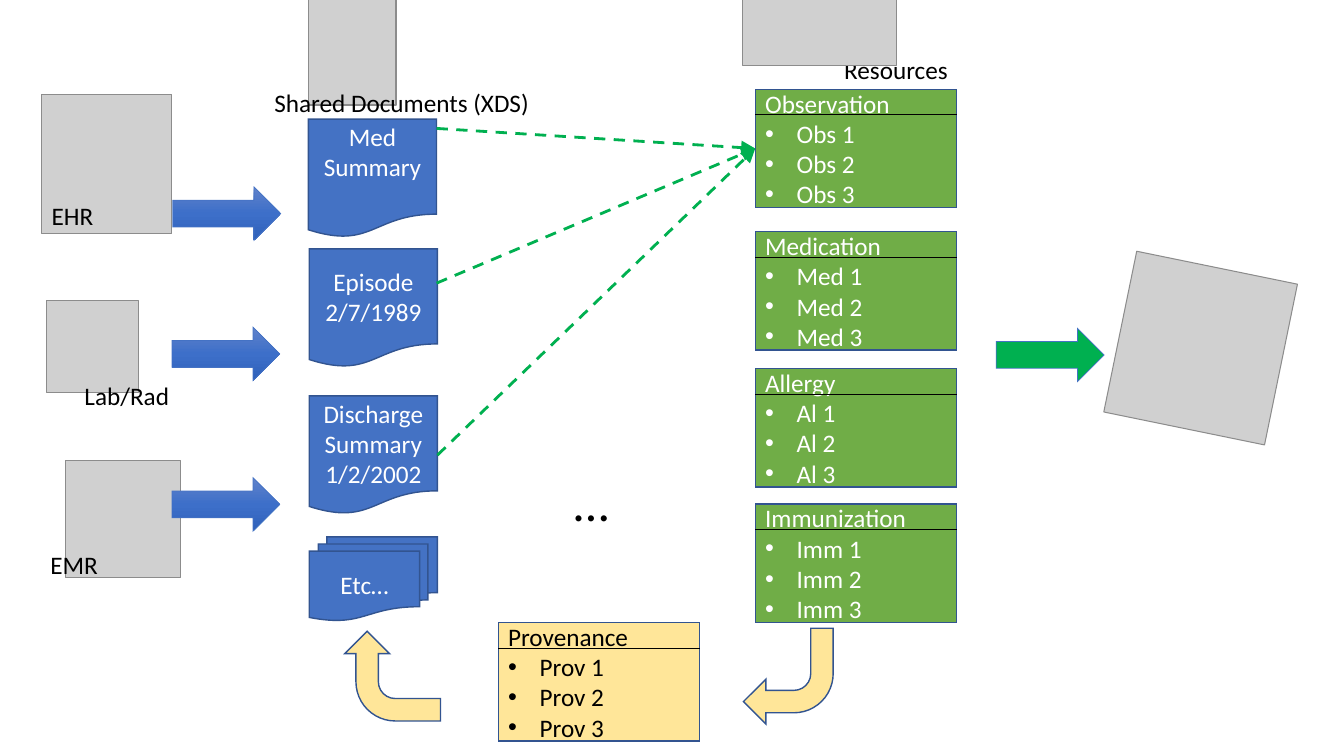
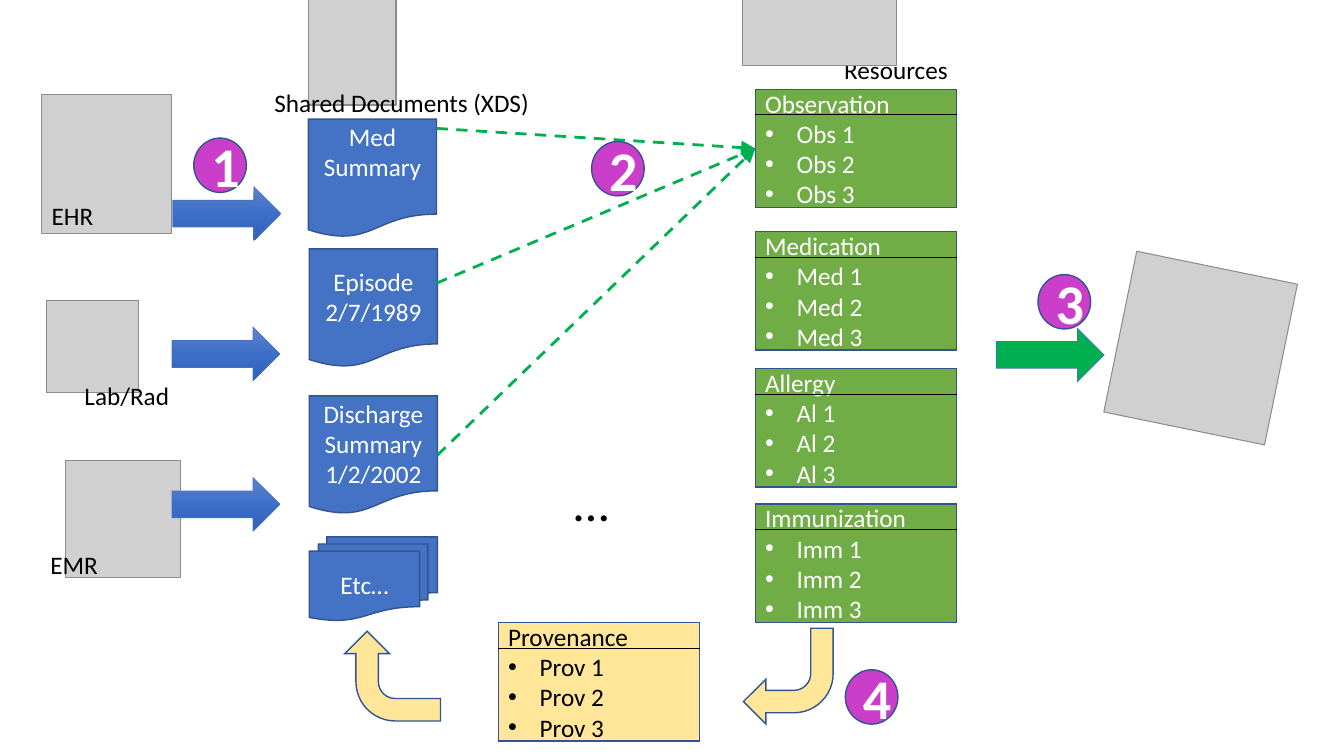
Before and after one commit to IHE/HIE-Whitepaper, a slide deck: slide 1 of images/mXDE.pptx. Drawn at 1344x756 pixels with LibreOffice and Linux fonts; fonts in the diff are those of the drawing; grey boxes stand for pictures. Boxes give left, top, right and bottom in pixels: in the first picture for what was removed or moved away, otherwise in the second. Text is boxed around its words. In the diff, an @@ line names an element or a change of style, - is before the commit and + after.

```diff
--- a/images/mXDE.pptx
+++ b/images/mXDE.pptx
@@ ellipse added at (x1=194, y1=138, x2=246, y2=193), fill #CA3ECA, outline #325491 1 pt, 40 pt, text #FFFFFF, bold @@
+1
@@ ellipse added at (x1=592, y1=141, x2=644, y2=196), fill #CA3ECA, outline #325491 1 pt, 40 pt, text #FFFFFF, bold @@
+2
@@ ellipse added at (x1=1038, y1=274, x2=1091, y2=329), fill #CA3ECA, outline #325491 1 pt, 40 pt, text #FFFFFF, bold @@
+3
@@ ellipse added at (x1=846, y1=669, x2=898, y2=724), fill #CA3ECA, outline #325491 1 pt, 40 pt, text #FFFFFF, bold @@
+4
```
Also in this commit, not shown: 2 other files.
